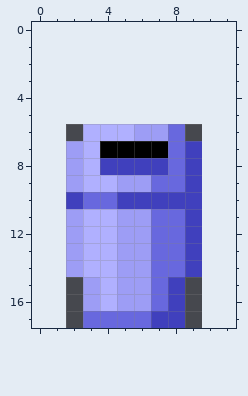
Pixel-art file: Sprites/trash can.aseprite. That is the earlier state.
8x12 pixels, 1 frame. The old version is drawn lined up with the new one, on the new canvas.
After:
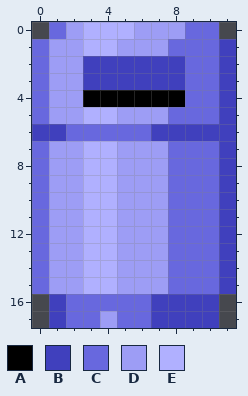
Palette (. is transparent): A #000000  B #4040bd  C #6868de  D #9d9df5  E #b0b0ff
Author's note on the commit: Redraw trash cans. They were too small.
The edit:
canvas 8x12 -> 12x18, the old top-left corner now at 2,6
@@ x 0..11 @@
- 0 ............
- 1 ............
- 2 ............
- 3 ............
- 4 ............
- 5 ............
- 6 ...EEEDDC...
- 7 ..DEAAAACB..
- 8 ..DEBBBBCB..
- 9 ..DEEDDCCB..
-10 ..BCCBBBBB..
-11 ..DEEDDCCB..
-12 ..DEEDDCCB..
-13 ..DEEDDCCB..
-14 ..DEEDDCCB..
-15 ...DEDDCB...
-16 ...DEDDCB...
-17 ...CCCCBB...
+ 0 .CDEEEDDDCC.
+ 1 CDDEEDDDCCCB
+ 2 CDDBBBBBBCCB
+ 3 CDDBBBBBBCCB
+ 4 CDDAAAAAACCB
+ 5 CDDEEDDDCCCB
+ 6 BBCCCCCBBBBB
+ 7 CDDEEDDDCCCB
+ 8 CDDEEDDDCCCB
+ 9 CDDEEDDDCCCB
+10 CDDEEDDDCCCB
+11 CDDEEDDDCCCB
+12 CDDEEDDDCCCB
+13 CDDEEDDDCCCB
+14 CDDEEDDDCCCB
+15 CDDEEDDDCCCB
+16 .BCCCCCBBBB.
+17 .BCCDCCBBBB.
